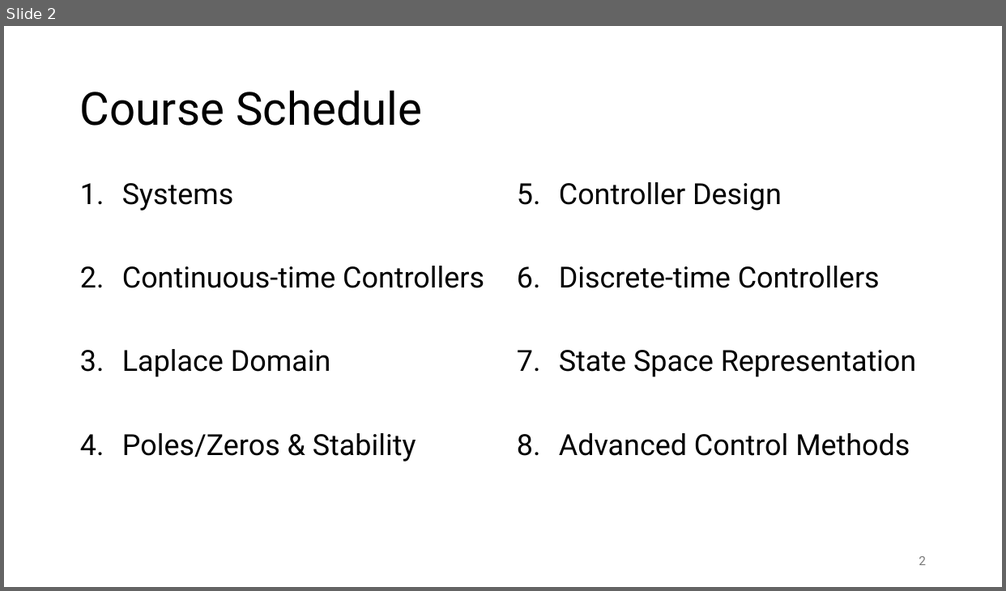
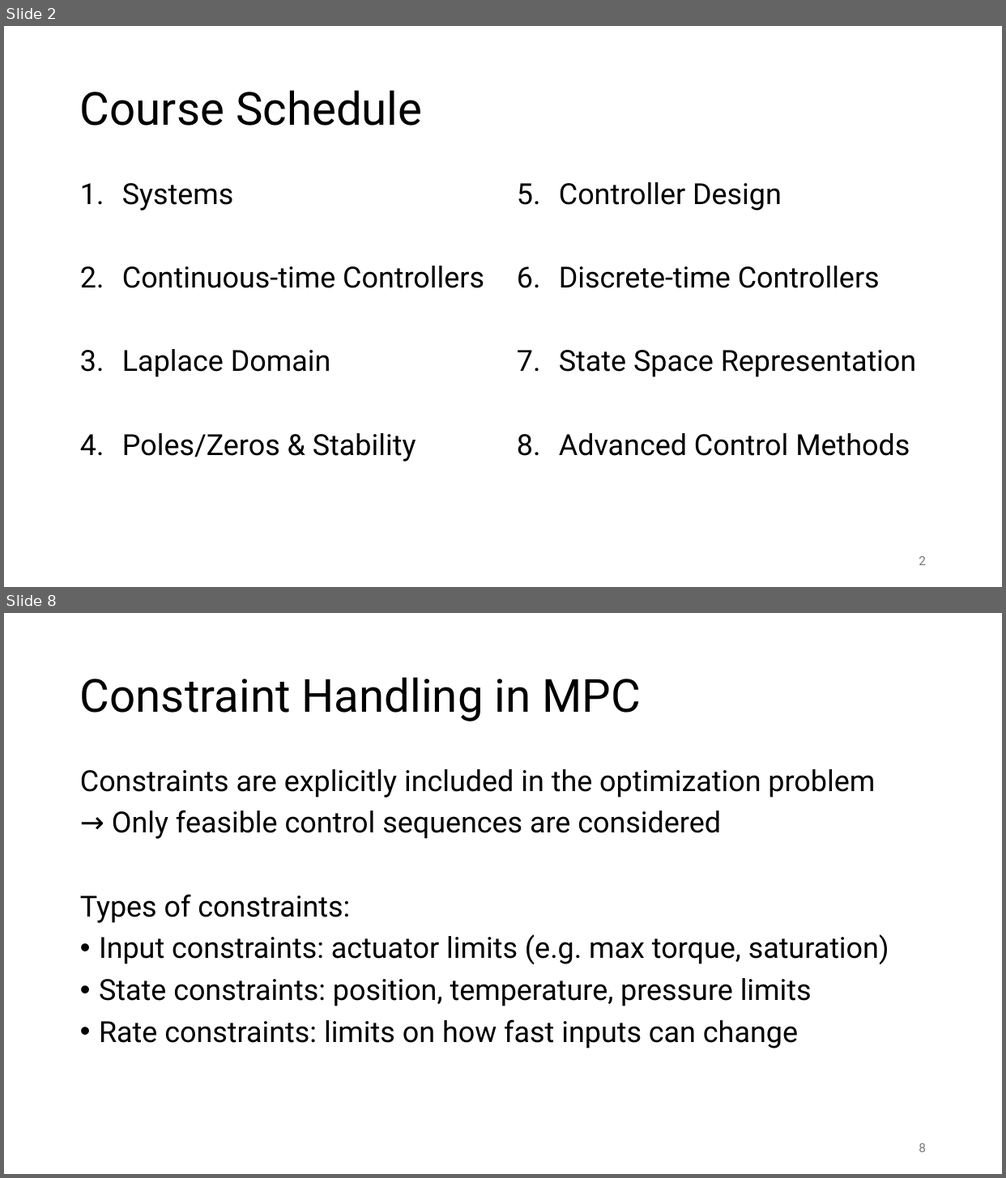
Before and after one commit to FelixWick/control_engineering, a slide deck: slides/8_advanced_control.pptx. Shown one above the other, each under a label of ours: slide 2 before the commit, slides 2 and 8 after it; the slides between them are not shown. The pictures are 1006x591 and 1006x1178 pixels, drawn with LibreOffice and Linux fonts; fonts in the diff are those of the drawing. Boxes give left, top, right and bottom in pixels: in the first picture for what was removed or moved away, otherwise in the second. Text is boxed around its words. In the diff, an @@ line names an element or a change of style, - is before the commit and + after.

Commit message:
advanced control

```diff
--- a/slides/8_advanced_control.pptx
+++ b/slides/8_advanced_control.pptx
@@ slide 8 added at (4, 613, 1002, 1174), background #FFFFFF @@
@@ title added at (80, 677, 641, 722), 44 pt, text #000000 @@
+Constraint Handling in MPC
@@ text added at (80, 769, 889, 1049), 28 pt, text #000000 @@
+Constraints are explicitly included in the optimization problem
+→ Only feasible control sequences are considered
+Types of constraints:
+• Input constraints: actuator limits (e.g. max torque, saturation)
+• State constraints: position, temperature, pressure limits
+• Rate constraints: limits on how fast inputs can change
@@ page number added at (918, 1144, 926, 1152), 12 pt, text #797979 @@
+8
```
Also in this commit, not shown: 3 slides changed, 11 other slides added, 3 slides removed, 3 other files.
